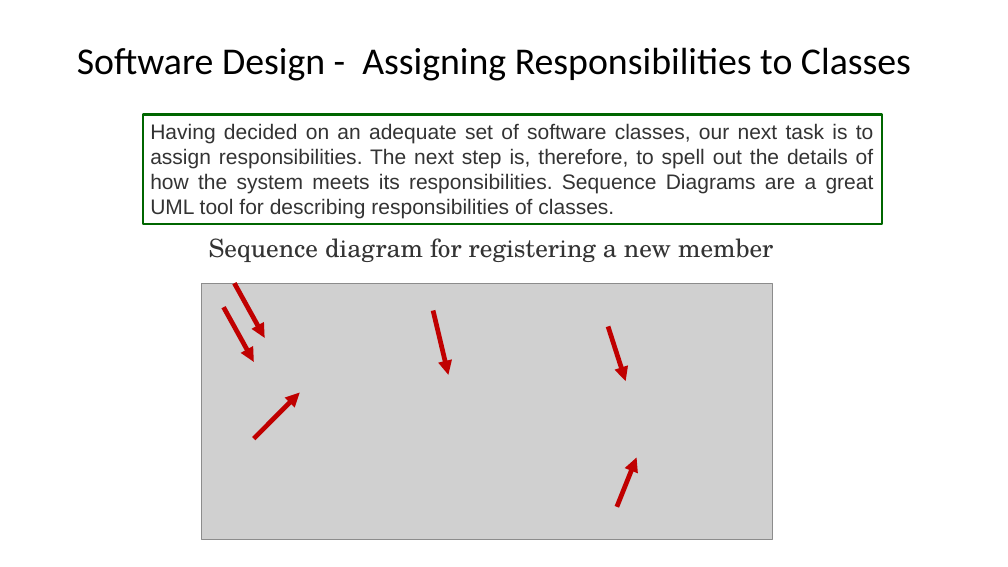
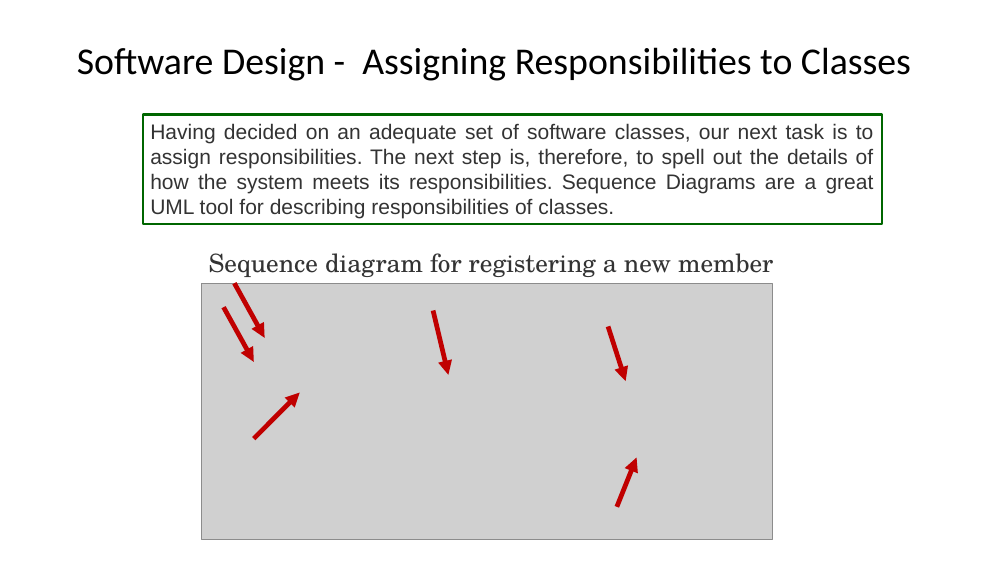
Before and after one commit to johnxu21/johnxu21.github.io, a slide deck: slide 23 of teaching/CS472/Timetable/OOD-V2.pptx. Drawn at 1008x567 pixels with LibreOffice and Linux fonts; fonts in the diff are those of the drawing; grey boxes stand for pictures. Boxes give left, top, right and bottom in pixels: in the first picture for what was removed or moved away, otherwise in the second. Text is boxed around its words. In the diff, an @@ line names an element or a change of style, - is before the commit and + after.

```diff
--- a/teaching/CS472/Timetable/OOD-V2.pptx
+++ b/teaching/CS472/Timetable/OOD-V2.pptx
@@ text "Sequence diagram for registering a ...": place and size @@
-text "Sequence diagram for registering a ..." at (209,238,773,262)
+text "Sequence diagram for registering a ..." at (209,253,773,277)
```
Also in this commit, not shown: 4 other slides changed.
